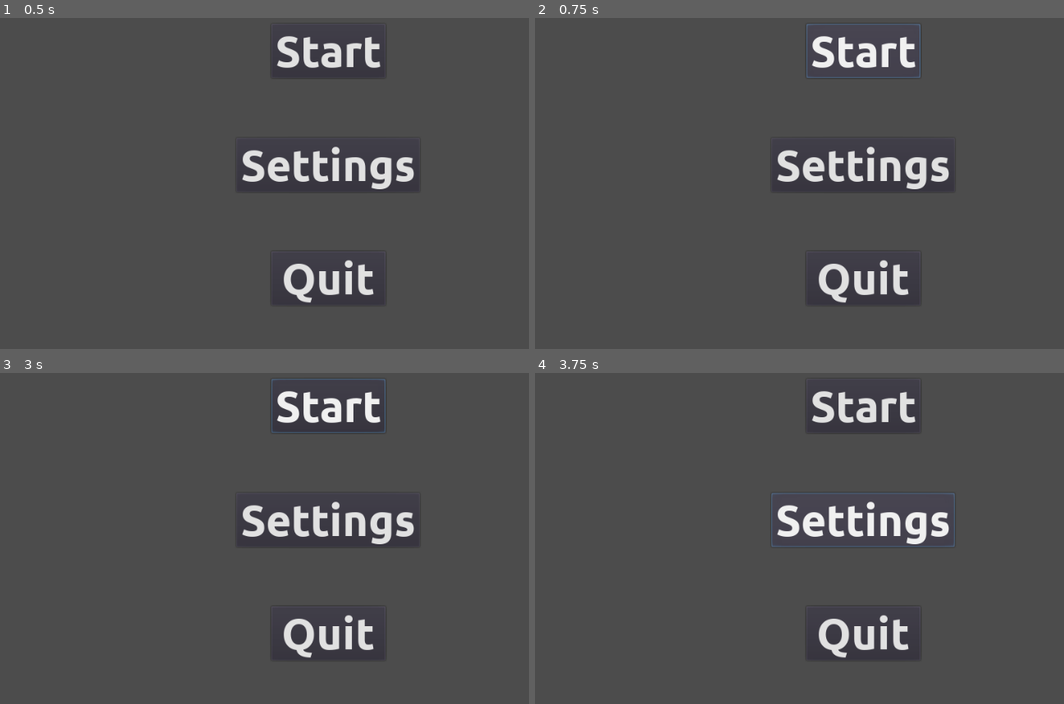
Above: before the commit, frames 1-4 (two rows, left to right).
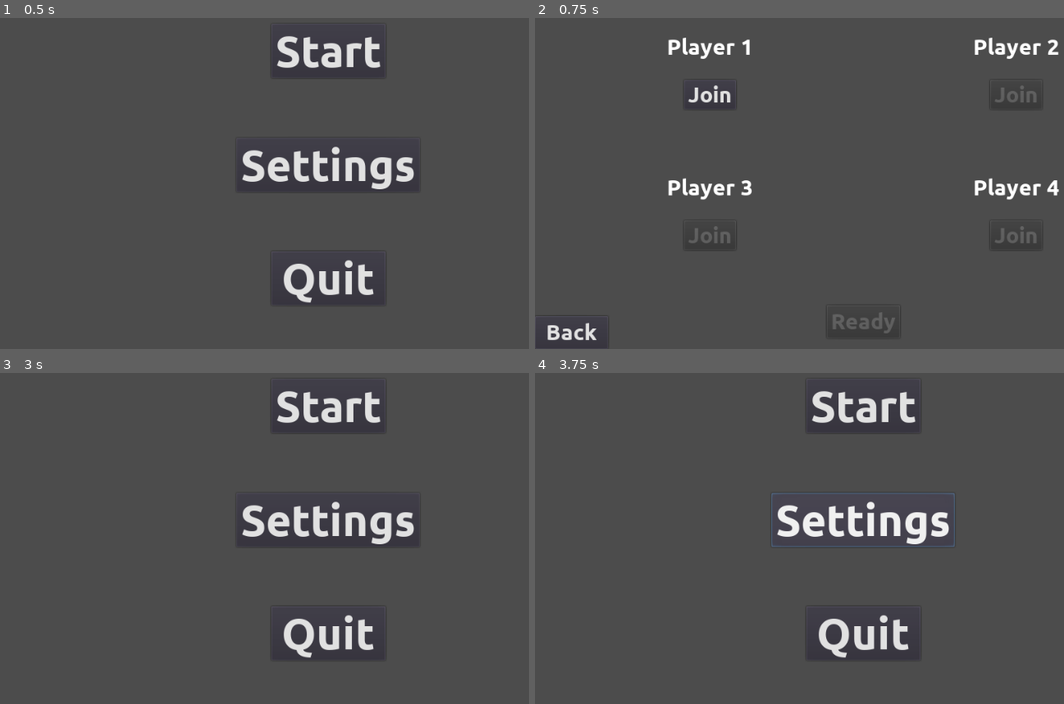
Above: after the commit, the same moments.

Repository: wsheldon67/Scredric
Game: Godot game, scene res://Main.tscn
The game is run twice, just before and just after one commit, with the same random seed, the same clock (stepped at 60 frames per second) and the same inputs.
Inputs (mouse positions are in pixels of both pictures, inside the frame that each line leads up to):
- Up to frame 1 (0.5 s): no input
- Up to frame 2 (0.75 s): click "Start" at 0.5 s
- Up to frame 3 (3 s): click (327, 406) at 1.25 s, where only the run before the commit has a clickable "Start"; click (327, 406) at 2 s, where only the run before the commit has a clickable "Start"; click (37, 687) at 2.75 s, where only the run after the commit has a clickable "Back"
- Up to frame 4 (3.75 s): click "Settings" at 3.5 s

Frame 1 is identical in both runs. In frame 2, 5.6% of the frame differs, in the area x 2-100%, y 1-98%; in frame 3, 0.2%; in frame 4, nothing differs.
Error before the commit: Parse Error: The identifier "Menu" isn't declared in the current scope. (res://menus/assets/StartMenu.gd:4)

Commit message:
Start Game

Diff:
--- a/project/Main.tscn
+++ b/project/Main.tscn
@@ -1,7 +1,8 @@
-[gd_scene load_steps=3 format=2]
+[gd_scene load_steps=4 format=2]
 
 [ext_resource path="res://global/MENU.gd" type="Script" id=1]
 [ext_resource path="res://menus/StartMenu.tscn" type="PackedScene" id=2]
+[ext_resource path="res://levels/Title.tscn" type="PackedScene" id=3]
 
 [node name="Main" type="Node"]
 
@@ -14,4 +15,6 @@
 
 [node name="Level" type="Node" parent="World"]
 
+[node name="Title" parent="World/Level" instance=ExtResource( 3 )]
+
 [node name="Players" type="Node" parent="World"]
--- a/project/global/Menu.gd
+++ b/project/global/Menu.gd
@@ -1,12 +1,19 @@
 extends Node
+
+onready var menu_parent = get_node("/root/Main/Menu")
 
 func change_menu(menu_name):
 	call_deferred("_change_menu", menu_name)
 
 func _change_menu(menu_name):
 	# Remove current menu
-	var menu_parent = get_node("/root/Main/Menu")
 	menu_parent.remove_child(menu_parent.get_child(0))
 	# Add new menu
 	var new_menu = ResourceLoader.load("res://menus/%s.tscn" % menu_name).instance()
 	menu_parent.add_child(new_menu)
+
+func hide():
+	menu_parent.visible = false
+
+func show():
+	menu_parent.visible = true
--- /dev/null
+++ b/project/levels/Level 1.tscn
@@ -0,0 +1,10 @@
+[gd_scene format=2]
+
+[node name="Level 1" type="Node2D"]
+
+[node name="Label" type="Label" parent="."]
+margin_left = 403.0
+margin_top = 257.0
+margin_right = 513.0
+margin_bottom = 294.0
+text = "Level 1"
--- /dev/null
+++ b/project/levels/Title.tscn
@@ -0,0 +1,3 @@
+[gd_scene format=2]
+
+[node name="Title" type="Node2D"]
--- a/project/menus/assets/Save.gd
+++ b/project/menus/assets/Save.gd
@@ -29,4 +29,5 @@
 	start_game()
 
 func start_game():
+	MENU.hide()
 	WORLD.change_level("Level 1")
--- a/project/menus/assets/StartMenu.gd
+++ b/project/menus/assets/StartMenu.gd
@@ -1,4 +1,4 @@
 extends CanvasLayer
 
 func _on_Start_pressed():
-	Menu.change_menu("AddPlayers")
+	MENU.change_menu("AddPlayers")
